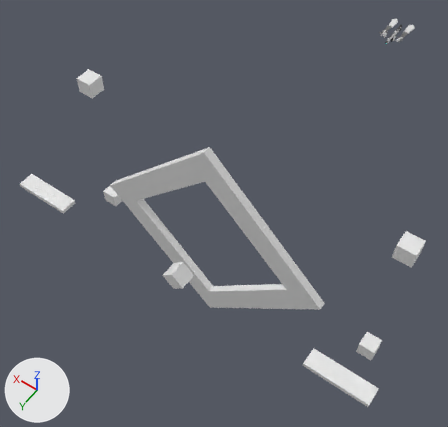
The Blender file ProtoBullpupRig.blend as it was, and as the next commit left it.
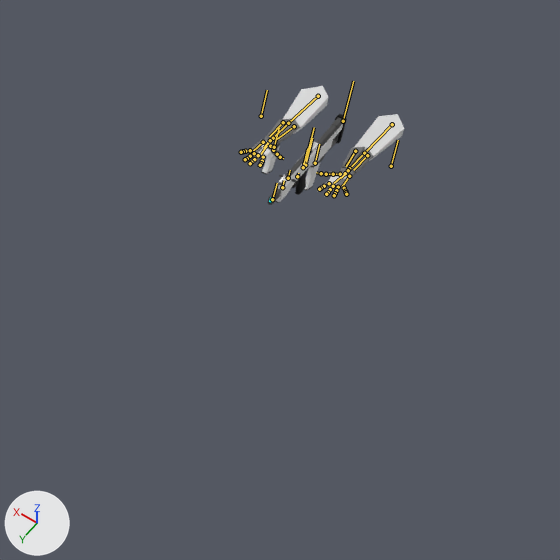
There are two pictures of each version: one whole from a 50 mm camera at (-25.2, 79.2, 57.5) aimed at (4.0, 38.3, -6.8), one close up on the part from 73% to 100% of the width and 0% to 28% of the height. Lighting does not change. The marker at lower left points along +X, +Y and +Z. The bones that bend it are drawn over the model as lines in the close-ups.

The first close-up shows 'IronSights', 'Magazine', 'ProtoBullpup', 'ProtoHandsModel'.
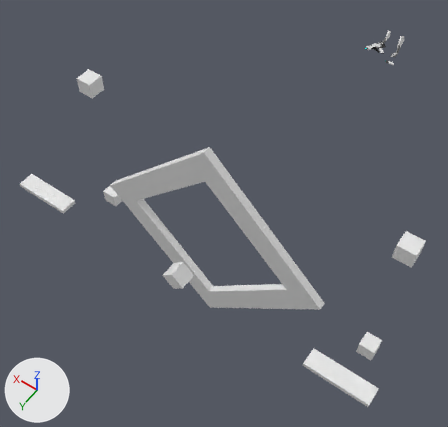
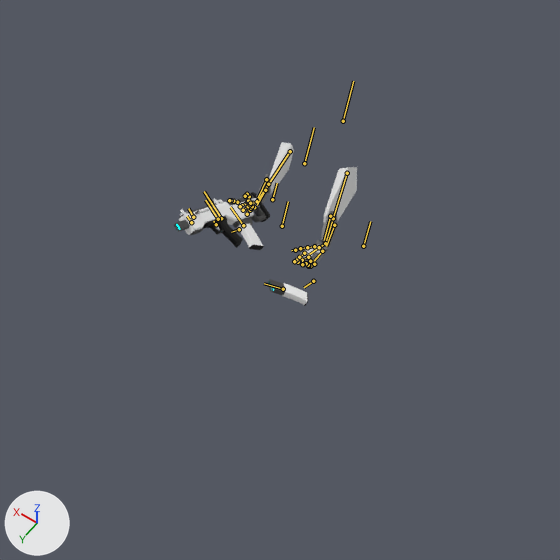
The newer file adds an action. The first version stands in its rest pose; the second is drawn at frame 57 of the action 'ReloadTactical'.

Changed parts and their boxes (x1, y1, x2, y2) in the close-ups (560 x 560 px):
'ProtoHandsModel', posed (21% narrower, 12% taller): before (239, 86, 404, 198); after (227, 142, 357, 268)
'ProtoBullpup', posed (20% wider, 38% shorter): before (267, 114, 347, 205); after (174, 192, 270, 248)
'Magazine', posed: before (261, 143, 320, 190); after (237, 224, 308, 306)
'IronSights', posed (57% shorter): before (278, 142, 317, 185); after (180, 198, 220, 216)
bone 'Arm.L', root to tip: before (392, 124) to (364, 153); after (347, 173) to (333, 218)
bone 'Hand.L', root to tip: before (345, 173) to (333, 183); after (319, 247) to (309, 254)
bone 'Middle1.L', root to tip: before (333, 186) to (330, 189); after (308, 257) to (302, 260)
bone 'Middle2.L', root to tip: before (330, 189) to (328, 192); after (302, 260) to (299, 261)
bone 'Index1.L', root to tip: before (329, 183) to (324, 186); after (304, 253) to (299, 257)
bone 'Thumb1.L', root to tip: before (340, 174) to (333, 174); after (314, 246) to (307, 247)
bone 'Thumb2.L', root to tip: before (333, 174) to (326, 174); after (307, 247) to (300, 248)
bone 'Thumb3.L', root to tip: before (326, 174) to (321, 173); after (300, 248) to (295, 250)
bone 'PalmLeft.L', root to tip: before (349, 176) to (342, 186); after (322, 251) to (313, 261)
bone 'Pinky1.L', root to tip: before (344, 188) to (345, 191); after (314, 264) to (310, 266)
bone 'Pinky2.L', root to tip: before (345, 191) to (346, 192); after (310, 266) to (308, 266)
bone 'Pinky3.L', root to tip: before (346, 192) to (346, 194); after (308, 266) to (308, 265)
bone 'Ring1.L', root to tip: before (338, 187) to (336, 190); after (310, 261) to (306, 263)
bone 'Ring2.L', root to tip: before (336, 190) to (335, 193); after (306, 263) to (303, 264)
bone 'Ring3.L', root to tip: before (335, 193) to (334, 195); after (303, 264) to (302, 264)
bone 'Arm.R', root to tip: before (318, 96) to (288, 123); after (290, 151) to (268, 184)
bone 'Middle1.R', root to tip: before (258, 155) to (254, 159); after (240, 206) to (246, 203)
bone 'Middle2.R', root to tip: before (254, 159) to (251, 162); after (246, 203) to (247, 202)
bone 'Thumb1.R', root to tip: before (270, 146) to (273, 150); after (248, 200) to (249, 196)
bone 'Thumb2.R', root to tip: before (273, 150) to (277, 154); after (249, 196) to (247, 194)
bone 'Thumb3.R', root to tip: before (277, 154) to (280, 157); after (247, 194) to (245, 196)
bone 'Pinky1.R', root to tip: before (250, 150) to (245, 151); after (247, 214) to (250, 210)
bone 'Pinky2.R', root to tip: before (245, 151) to (243, 151); after (250, 210) to (251, 208)
bone 'Ring1.R', root to tip: before (254, 153) to (250, 156); after (243, 210) to (248, 206)
bone 'Ring2.R', root to tip: before (250, 156) to (247, 158); after (248, 206) to (250, 204)
bone 'IKPole.L', root to tip: before (391, 166) to (398, 140); after (363, 246) to (370, 221)
bone 'IKPole.R', root to tip: before (261, 116) to (267, 90); after (282, 226) to (288, 201)
bone 'IKTarget.L', root to tip: before (348, 170) to (341, 178); after (313, 281) to (304, 287)
bone 'IKTarget.R', root to tip: before (270, 140) to (263, 148); after (239, 229) to (231, 232)
bone 'Controller', root to tip: before (305, 165) to (312, 138); after (221, 218) to (204, 191)
bone 'Mag2', root to tip: before (274, 147) to (279, 128); after (283, 289) to (264, 283)

The change in detail:
Bone 'Arm.L' (bone_arm_l) moves from (0.0, 0.0, 0.0) to (-1.38, 1.4, -0.63).
Bone 'Hand.L' (bone_hand_l) turns from (0, 0, 0) to (11, 2, -10) degrees about its own x, y and z.
Bone 'Middle1.L' (bone_middle1_l) turns from (0, 0, 0) to (-25, 0, 88) degrees about its own x, y and z.
Bone 'Middle2.L' (bone_middle2_l) turns from (0, 0, 0) to (0, 0, 27) degrees about its own x, y and z.
Bone 'Index1.L' (bone_index1_l) turns from (0, 0, 0) to (-15, -31, 88) degrees about its own x, y and z.
Bone 'Thumb1.L' (bone_thumb1_l) turns from (0, 0, 0) to (-17, 31, 37) degrees about its own x, y and z.
Bone 'Thumb2.L' (bone_thumb2_l) turns from (0, 0, 0) to (8, 0, 0) degrees about its own x, y and z.
Bone 'Thumb3.L' (bone_thumb3_l) turns from (0, 0, 0) to (12, 0, 0) degrees about its own x, y and z.
Bone 'PalmLeft.L' (bone_palmleft_l) turns from (0, 0, 0) to (-2, -21, 10) degrees about its own x, y and z.
Bone 'Pinky1.L' (bone_pinky1_l) turns from (0, 0, 0) to (-10, 21, 81) degrees about its own x, y and z.
Bone 'Pinky2.L' (bone_pinky2_l) turns from (0, 0, 0) to (0, 0, 31) degrees about its own x, y and z.
Bone 'Pinky3.L' (bone_pinky3_l) turns from (0, 0, 0) to (0, 0, 33) degrees about its own x, y and z.
Bone 'Ring1.L' (bone_ring1_l) turns from (0, 0, 0) to (1, 6, 90) degrees about its own x, y and z.
Bone 'Ring2.L' (bone_ring2_l) turns from (0, 0, 0) to (0, 0, 14) degrees about its own x, y and z.
Bone 'Ring3.L' (bone_ring3_l) turns from (0, 0, 0) to (0, 0, 25) degrees about its own x, y and z.
Bone 'Arm.R' (bone_arm_r) moves from (0.0, 0.0, 0.0) to (1.07, 1.97, -0.25).
Bone 'Middle1.R' (bone_middle1_r) turns from (0, 0, 0) to (18, 11, -85) degrees about its own x, y and z.
Bone 'Middle2.R' (bone_middle2_r) turns from (0, 0, 0) to (0, 0, -101) degrees about its own x, y and z.
Bone 'Thumb1.R' (bone_thumb1_r) turns from (0, 0, 0) to (22, 0, -50) degrees about its own x, y and z.
Bone 'Thumb2.R' (bone_thumb2_r) turns from (0, 0, 0) to (15, -17, 16) degrees about its own x, y and z.
Bone 'Thumb3.R' (bone_thumb3_r) turns from (0, 0, 0) to (44, 0, 0) degrees about its own x, y and z.
Bone 'Pinky1.R' (bone_pinky1_r) turns from (0, 0, 0) to (0, 0, -109) degrees about its own x, y and z.
Bone 'Pinky2.R' (bone_pinky2_r) turns from (0, 0, 0) to (12, -2, -51) degrees about its own x, y and z.
Bone 'Ring1.R' (bone_ring1_r) turns from (0, 0, 0) to (7, 10, -98) degrees about its own x, y and z.
Bone 'Ring2.R' (bone_ring2_r) turns from (0, 0, 0) to (0, 0, -76) degrees about its own x, y and z.
Bone 'IKPole.L' (bone_ikpole_l) moves from (0.0, 0.0, 0.0) to (0.31, -3.64, 0.54).
Bone 'IKPole.R' (bone_ikpole_r) moves from (0.0, 0.0, 0.0) to (-1.53, -3.9, 0.27).
Bone 'IKTarget.L' (bone_iktarget_l) moves from (0.0, 0.0, 0.0) to (-3.4, -2.09, -1.22).
Bone 'IKTarget.L' (bone_iktarget_l) turns from (0, 0, 0) to (-63, -70, 66) degrees about its own x, y and z.
Bone 'IKTarget.R' (bone_iktarget_r) moves from (0.0, 0.0, 0.0) to (0.82, -0.69, -1.27).
Bone 'IKTarget.R' (bone_iktarget_r) turns from (0, 0, 0) to (0, 91, 0) degrees about its own x, y and z.
Bone 'Controller' (bone_controller) moves from (0.0, 0.0, 0.0) to (0.92, 0.04, -4.16).
Bone 'Controller' (bone_controller) turns from (0, 0, 0) to (16, 12, -58) degrees about its own x, y and z.
Bone 'Mag2' (bone_mag2) moves from (0.0, 0.0, 0.0) to (-1.18, -0.22, -5.58).
Bone 'Mag2' (bone_mag2) turns from (0, 0, 0) to (-69, 2, 78) degrees about its own x, y and z.
